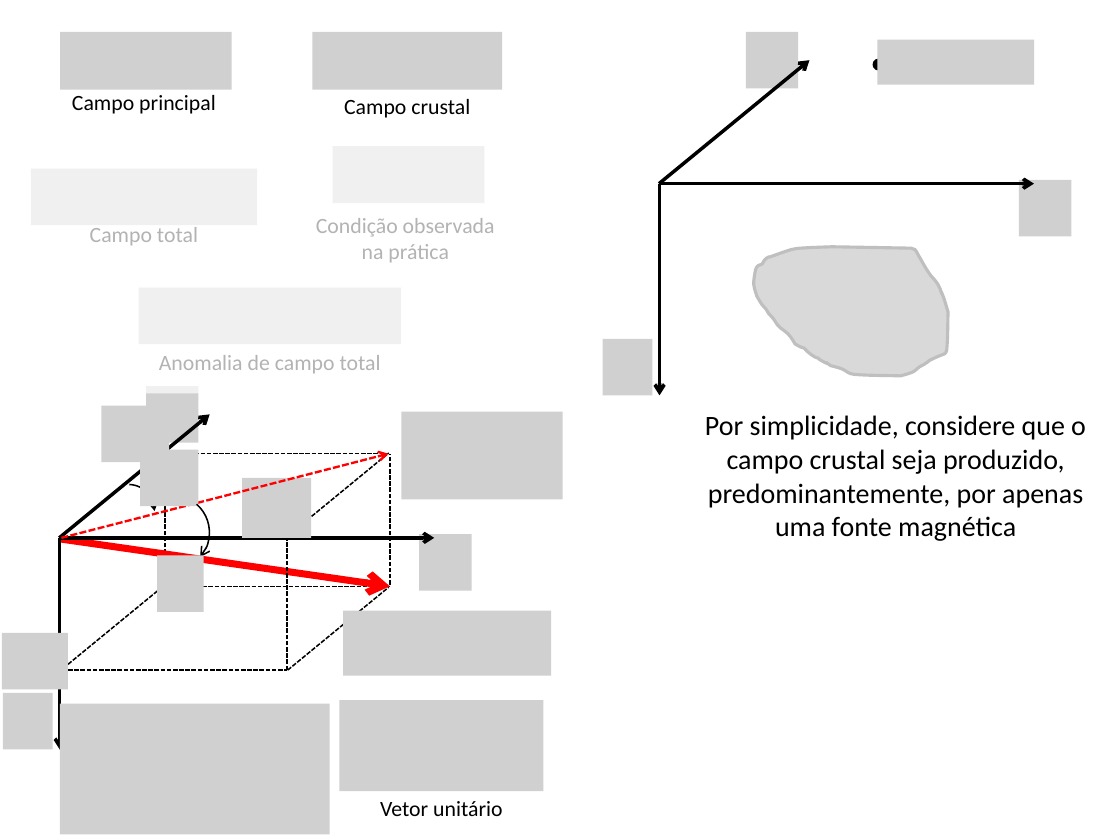
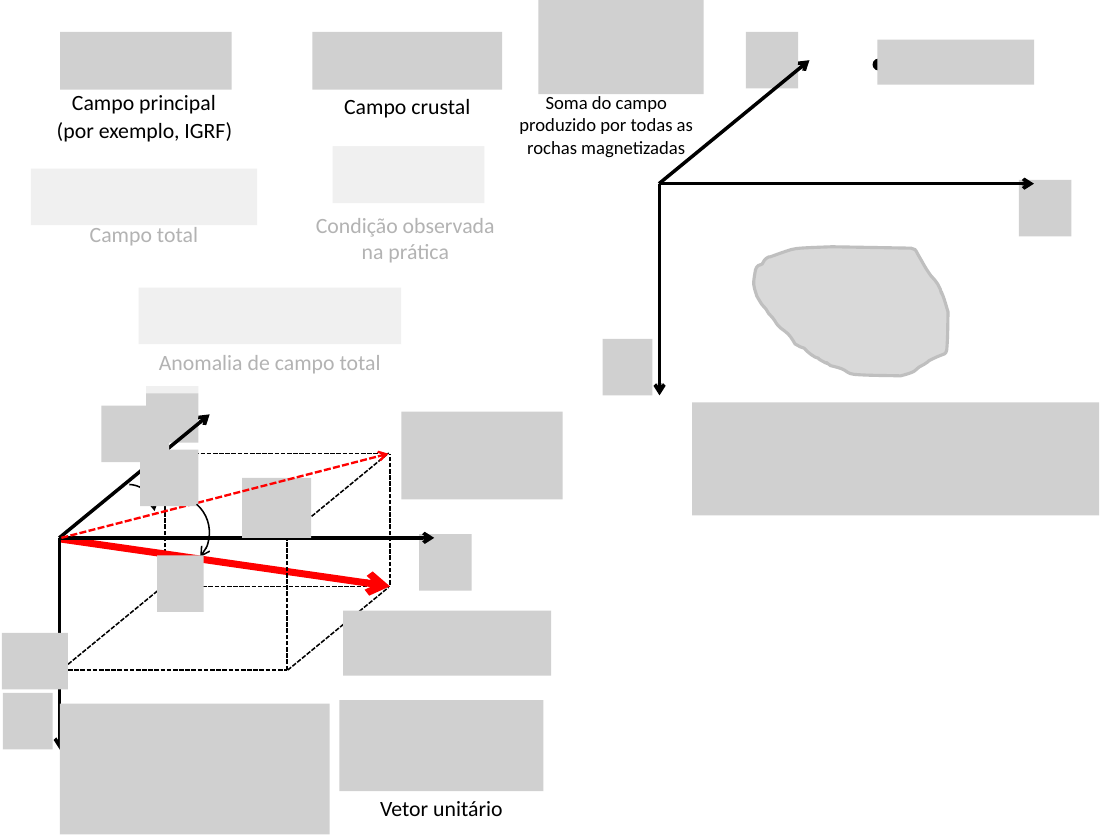
Before and after one commit to pinga-lab/CE-VII-SimBGf-2016, a slide deck: slide 8 of slides/4b_anomalia_campo_total.pptx (slide 6 before the commit). Drawn at 1120x840 pixels with LibreOffice and Linux fonts; fonts in the diff are those of the drawing; grey boxes stand for pictures. Boxes give left, top, right and bottom in pixels: in the first picture for what was removed or moved away, otherwise in the second. Text is boxed around its words. In the diff, an @@ line names an element or a change of style, - is before the commit and + after.

Commit message:
generaliza o campo crustal pra varias fontes

```diff
--- a/slides/4b_anomalia_campo_total.pptx
+++ b/slides/4b_anomalia_campo_total.pptx
@@ picture added at (x1=539, y1=0, x2=704, y2=94) @@
@@ text added at (x1=519, y1=93, x2=693, y2=158), 12 pt, text #000000 @@
+Soma do campo produzido por todas as rochas magnetizadas
@@ text added at (x1=57, y1=122, x2=232, y2=142), 14 pt, text #000000 @@
+(por exemplo, IGRF)
@@ picture added at (x1=692, y1=402, x2=1099, y2=515) @@
@@ text removed at (x1=705, y1=415, x2=1086, y2=541) @@
-Por simplicidade, considere que o campo crustal seja produzido, predominantemente, por apenas uma fonte magnética
```
Also in this commit, not shown: 6 other slides changed, 2 slides added.
